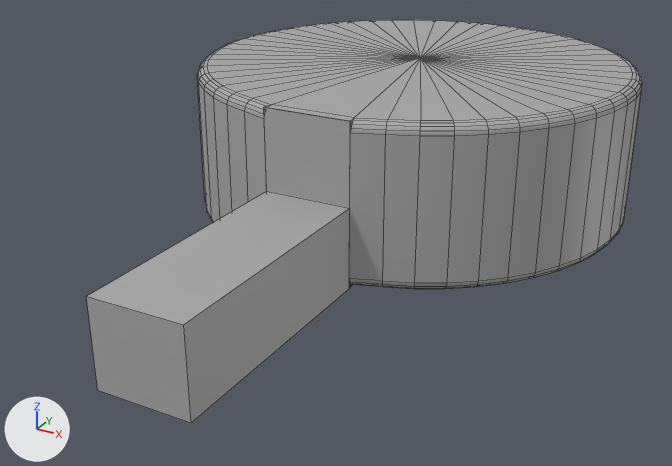
The FBX model Assets/Meshes/Room.fbx, before and after one commit.
One viewpoint serves both versions: a camera (50 mm lens) standing at (0.251, -0.569, 0.245) and looking at (-0.006, -0.1, 0.011). The axes (+X, +Y, +Z) are drawn at lower left. The lights are the same throughout. Mesh edges are drawn as thin lines. Where no turn or scale is listed for an object, it has been applied to the vertices.

In view in the first picture: 'Hallway', 'Main_Room'.
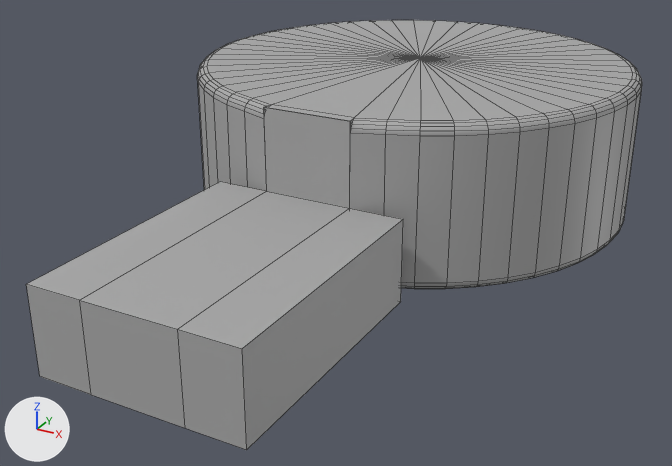
Boxes (x1, y1, x2, y2) around the edits, measured in the pictures (672 x 466 px):
'Hallway', reshaped (43% wider, 9% taller)
    before: (86, 108, 350, 423)
    after: (26, 108, 403, 450)
part 1 of me_mesh, built on
    before: (184, 209, 350, 423)
    after: (26, 182, 403, 450)

The change in detail:
me_mesh is used by ob_hallway; location (0.0, -0.1456, 0.0).
me_mesh had 10 vertices, 6 faces and spanned x -0.027..0.027, y -0.15..0.0, z 0.0..0.1.
me_mesh now has 18 vertices, 14 faces and spans x -0.06..0.06, y -0.154..0.0, z 0.0..0.1.
Part 1, on me_mesh:
2 faces are deleted.
4 vertices in x -0.027..0.027, y -0.15, z 0.0..0.05 move by (0.0, -0.004, 0.0).
8 vertices are added at x -0.06..0.06, y -0.154..0.0, z 0.0..0.05.
8 new faces join them, mat_mat_wallceiling (grey #aaaaaa).
2 new faces join them, mat_mat_floor (grey #aaaaaa).
